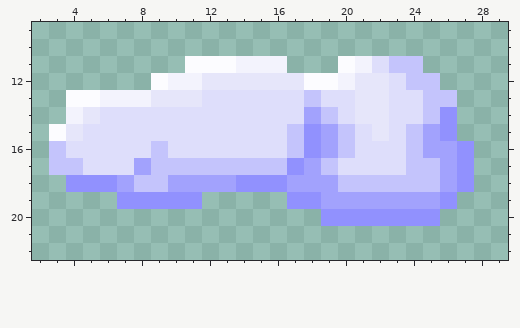
A pixel-art sprite gets an edit: Images/cloud_2.png. The picture above was drawn from the file before the commit.
The file is 32x32 pixels. Shown: x 2..29, y 9..22.
After the commit:
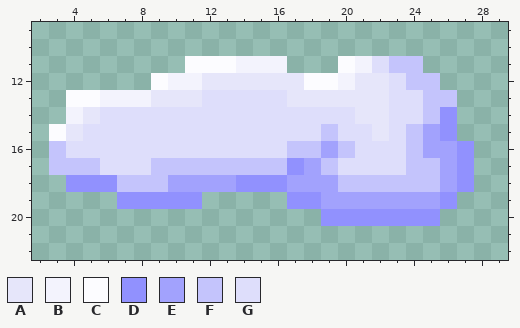
Palette (. is transparent): A #e6e6fa  B #f3f3fd  C #fcfcff  D #9191fe  E #a2a2fd  F #c4c4fc  G #dedefb
Author's note on the commit: clouds mostly work now!
Edits made:
y 13: x 17..20 GFGG -> AAAA
y 14: x 18..19 EF -> GG
y 15: x 17..20 FDEF -> GGFG
y 16: x 9 F -> G; x 18 D -> F
y 17: x 5 G -> F; x 8 E -> G
y 18: x 7 E -> F
Boxes around the changes in both pictures, in picture pixels (x1, y1, x2, y2):
changed: (287, 90, 355, 158)
changed: (83, 141, 168, 192)
